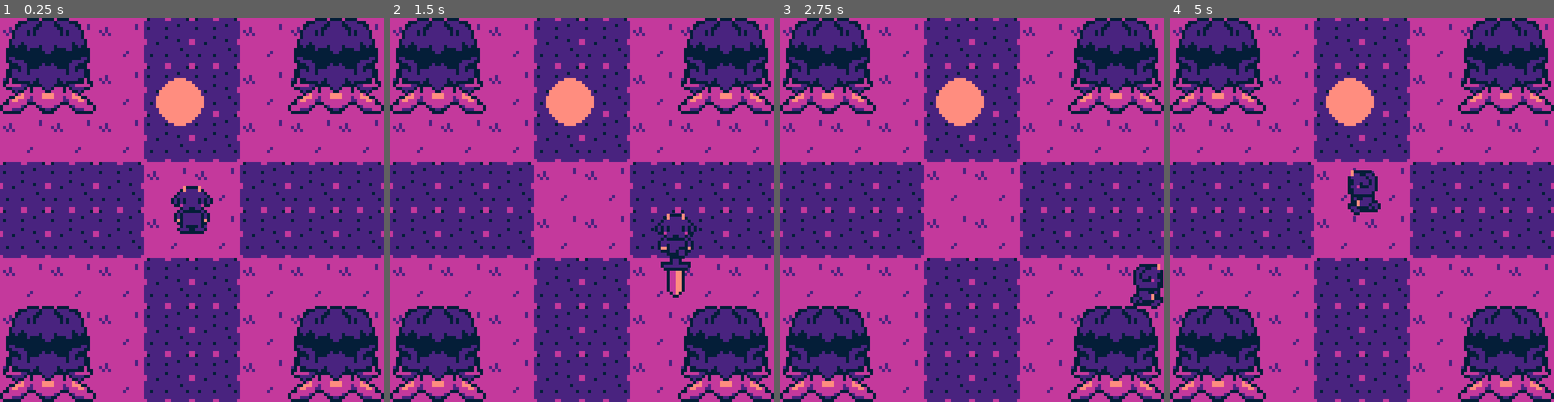
Above: before the commit, frames 1-4 (left to right).
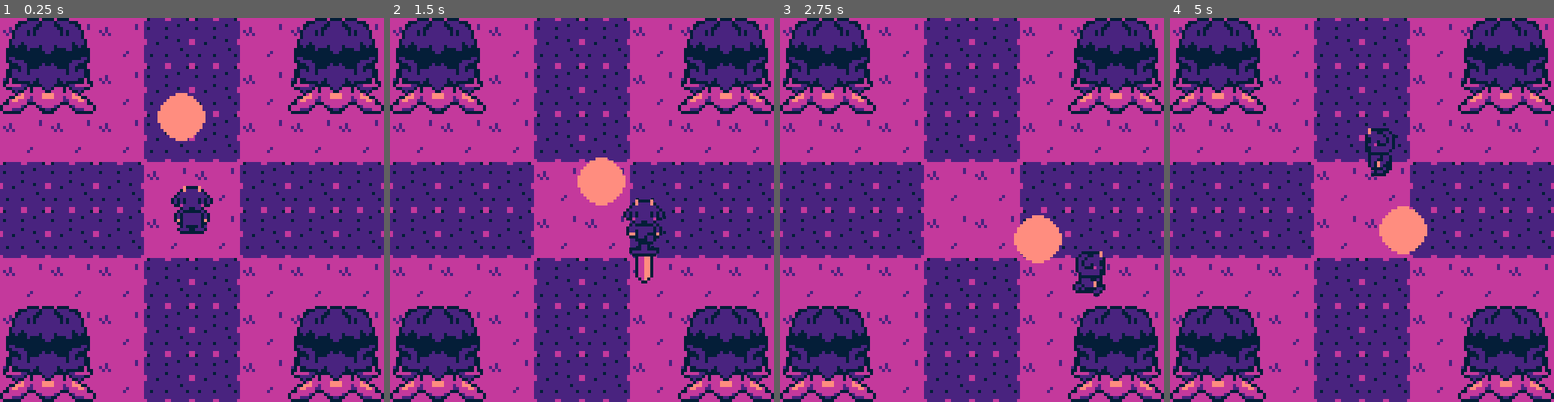
Above: after the commit, the same moments.

Repository: youssefevan/spring2023-uncc-jam2
Game: Godot game, scene res://Scenes/World.tscn
Same seed, same stepped clock (60 frames per second), same inputs: the game is played once before the commit and once after it.
Inputs:
- Up to frame 1 (0.25 s): no input
- Up to frame 2 (1.5 s): hold D (right) 0.53-1.28 s; tap Space (attack) at 0.6, 1.35 s; hold Down (down) from 1.28 s (still down)
- Up to frame 3 (2.75 s): release Down (down) at 2.03 s; hold D (right) from 2.03 s (still down); hold E (interact) from 2.03 s (still down); tap Space (attack) at 2.3 s
- Up to frame 4 (5 s): release D (right) at 2.78 s; release E (interact) at 2.78 s; hold Up (up) 2.78-3.53 s; tap Space (attack) at 2.85, 3.6, 4.55 s; hold A (left) from 3.53 s (still down); tap E (interact) at 4.35 s

The runs differ from the first frame. In frame 1, 1.0% of the frame differs, in the area x 40-54%, y 15-33%; in frame 2, 4.0%, in the area x 40-80%, y 15-73%; in frame 3, 3.8%; in frame 4, 3.6%.

Commit message:
Pause enemies when switching

Diff:
--- a/Scripts/Enemy.gd
+++ b/Scripts/Enemy.gd
@@ -1,9 +1,33 @@
 extends KinematicBody2D
 
 var health : int
+var move_dir : Vector2
+var in_hitstun : bool
+var velocity : Vector2
+
+var speed = 1200
 
 func _ready():
 	health = 3
+
+func _physics_process(delta):
+	if Global.switching:
+		speed = 0
+	else:
+		speed = 1200
+
+	if !in_hitstun:
+		move_dir = self.global_position.direction_to(Global.player.global_position)
+
+	velocity = move_dir * speed * delta
+
+	if health <= 0:
+		die()
+
+	move_and_slide(velocity)
+
+func die():
+	queue_free()
 
 func _on_Hurtbox_area_entered(area):
 	if area.is_in_group("Player"):
@@ -11,4 +35,21 @@
 		get_hurt(dir_to_player)
 
 func get_hurt(dir_to_player):
+	var hitstun_time = 0.5
 	health -= 1
+	in_hitstun = true
+	move_dir = -dir_to_player
+	hit_anim()
+	yield(get_tree().create_timer(hitstun_time), "timeout")
+	in_hitstun = false
+
+func hit_anim():
+	$Sprite.visible = false
+	yield(get_tree().create_timer(.1), "timeout")
+	$Sprite.visible = true
+	yield(get_tree().create_timer(.1), "timeout")
+	$Sprite.visible = false
+	yield(get_tree().create_timer(.1), "timeout")
+	$Sprite.visible = true
+	yield(get_tree().create_timer(.1), "timeout")
+	$Sprite.visible = true
--- a/Scripts/GameManager.gd
+++ b/Scripts/GameManager.gd
@@ -27,6 +27,7 @@
 	pass
 
 func _on_Camera_room_switch(next_room_dir):
+	Global.switching = true
 	player.detect_input = false
 
 	if next_room_dir == current_room.next_room_direction and current_room.progress_room != null:
@@ -56,3 +57,4 @@
 	previous_room.queue_free()
 
 	player.detect_input = true
+	Global.switching = false
--- a/Scripts/Global.gd
+++ b/Scripts/Global.gd
@@ -9,3 +9,9 @@
 	room_b,
 	room_c
 ]
+
+var player : KinematicBody2D
+var switching : bool
+
+func _ready():
+	switching = false
--- a/Scripts/Player.gd
+++ b/Scripts/Player.gd
@@ -13,6 +13,8 @@
 var health : int
 
 func _ready():
+	Global.player = self
+
 	health = 3
 
 	in_hitstun = false
@@ -106,7 +108,7 @@
 
 func attack():
 	attacking = true
-
+	input = Vector2.ZERO
 	match facing:
 			"north":
 				$Animator.play("AttackN")
@@ -150,7 +152,7 @@
 
 func get_hurt(dir_to_enemy):
 	var hitstun_time = 0.5
-
+	hit_anim()
 	health -= 1
 	print(health)
 	detect_input = false
@@ -163,5 +165,16 @@
 	invulnerable = false
 	detect_input = true
 
+func hit_anim():
+	$Sprite.visible = false
+	yield(get_tree().create_timer(.1), "timeout")
+	$Sprite.visible = true
+	yield(get_tree().create_timer(.1), "timeout")
+	$Sprite.visible = false
+	yield(get_tree().create_timer(.1), "timeout")
+	$Sprite.visible = true
+	yield(get_tree().create_timer(.1), "timeout")
+	$Sprite.visible = true
+
 func die():
 	print("die")
